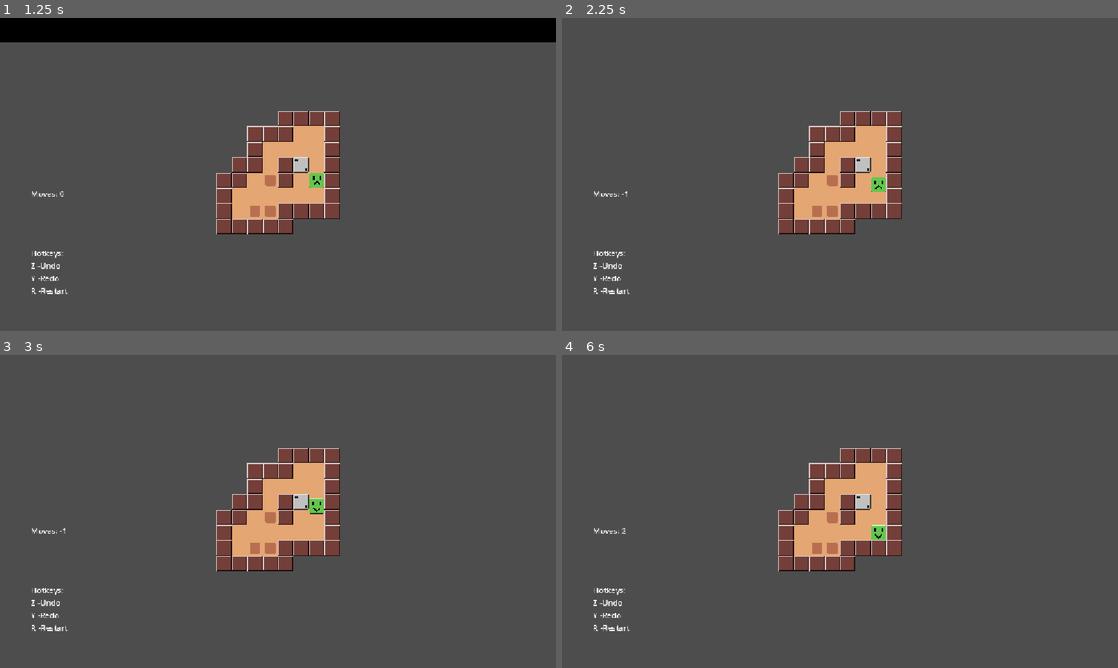
Above: before the commit, frames 1-4 (two rows, left to right).
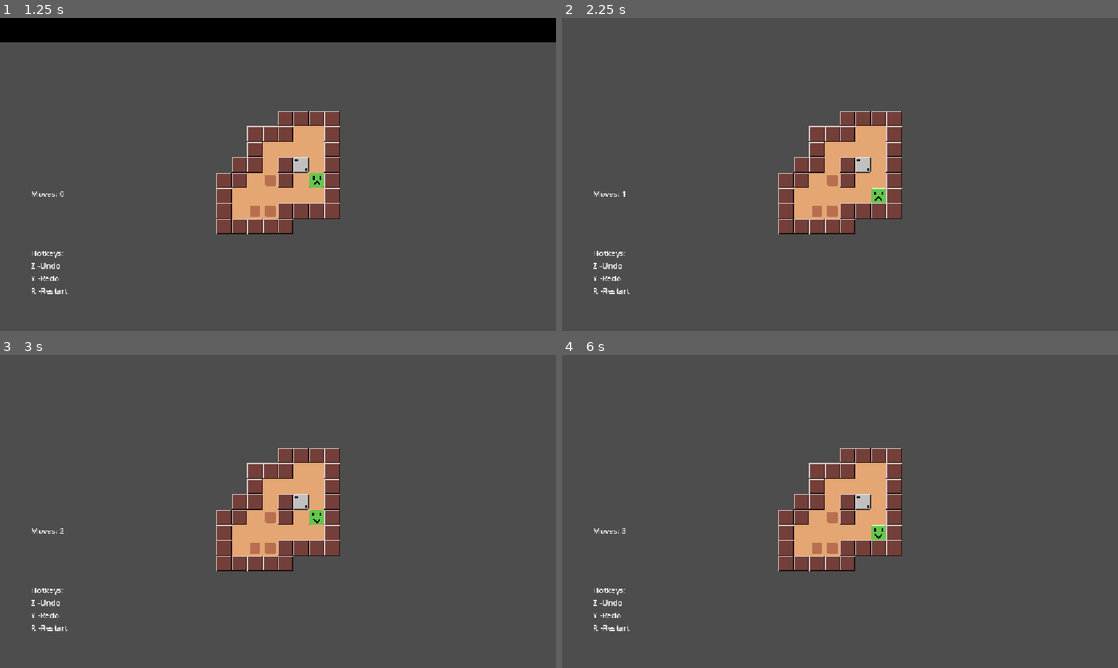
Above: after the commit, the same moments.

Repository: Tortiz-CSUF/SokoDice
Game: Godot game, scene res://Level_01.tscn
Same seed, same stepped clock (60 frames per second), same inputs: the game is played once before the commit and once after it. This scene is started directly instead of the project's main scene.
Inputs:
- Up to frame 1 (1.25 s): tap Enter (ui_accept) at 0.5, 0.77 s; hold D (move_right) from 0.53 s (still down); hold Y (redo) from 0.53 s (still down)
- Up to frame 2 (2.25 s): release D (move_right) at 1.28 s; release Y (redo) at 1.28 s; hold S (move_down) 1.28-2.03 s; tap Z (undo) at 1.35 s; tap Enter (ui_accept) at 1.52, 2 s; hold D (move_right) from 2.03 s (still down); hold Y (redo) from 2.03 s (still down)
- Up to frame 3 (3 s): release D (move_right) at 2.78 s; release Y (redo) at 2.78 s; hold W (move_up) from 2.78 s (still down); tap Z (undo) at 2.85 s
- Up to frame 4 (6 s): tap Enter (ui_accept) at 3.02, 3.77, 4.52, 5.75 s; tap R (restart) at 3.5 s; release W (move_up) at 3.53 s; hold Y (redo) 3.53-4.28 s; hold A (move_left) 3.53-5.03 s; tap Z (undo) at 4.35, 5.85 s; hold S (move_down) 5.03-5.78 s; hold Y (redo) 5.03-5.78 s; hold D (move_right) from 5.78 s (still down)

Frame 1 is identical in both runs. In frame 2, 0.2% of the frame differs, in the area x 10-59%, y 50-60%; in frame 3, 0.2%, in the area x 10-59%, y 45-58%; in frame 4, less than 0.1%.

Commit message:
Updated level and player scripts
added in some logic for undo and redo

Diff:
--- a/level.gd
+++ b/level.gd
@@ -22,6 +22,8 @@
 
 
 func _unhandled_input(event: InputEvent) -> void:
+	if $Player.is_moving:
+		return
 	if event.is_action_pressed("ui_cancel"):
 		go_to_level_select()
 	if event.is_action_pressed("restart"):
@@ -60,7 +62,8 @@
 func save_state() -> void:
 	var state = {
 		"player": $Player.position,
-		"blocks": []
+		"blocks": [],
+		"move_count": move_count
 	}
 
 	for block in dice_blocks:
@@ -93,5 +96,5 @@
 		dice_blocks[i].position = state["blocks"][i]
 		dice_blocks[i].check_on_tile()
 
-	move_count -= 1
+	move_count = state["move_count"]
 	update_move_counter()
--- a/player_movement.gd
+++ b/player_movement.gd
@@ -46,15 +46,18 @@
 			return
 
 		# save state before next move
-		get_parent().save_state()
-		dice_block.move_in_direction(direction, tilemap)
+		#get_parent().save_state()
+		#dice_block.move_in_direction(direction, tilemap)
 
 	elif not is_walkable(target_pos):
 		play_animation("push")
 		return
-	else:
-		#save state before next move
-		get_parent().save_state()
+
+	#save state before next move
+	get_parent().save_state()
+
+	if dice_block:
+		dice_block.move_in_direction(direction, tilemap)
 
 	is_moving = true
 	play_animation(direction_to_anim(direction))
